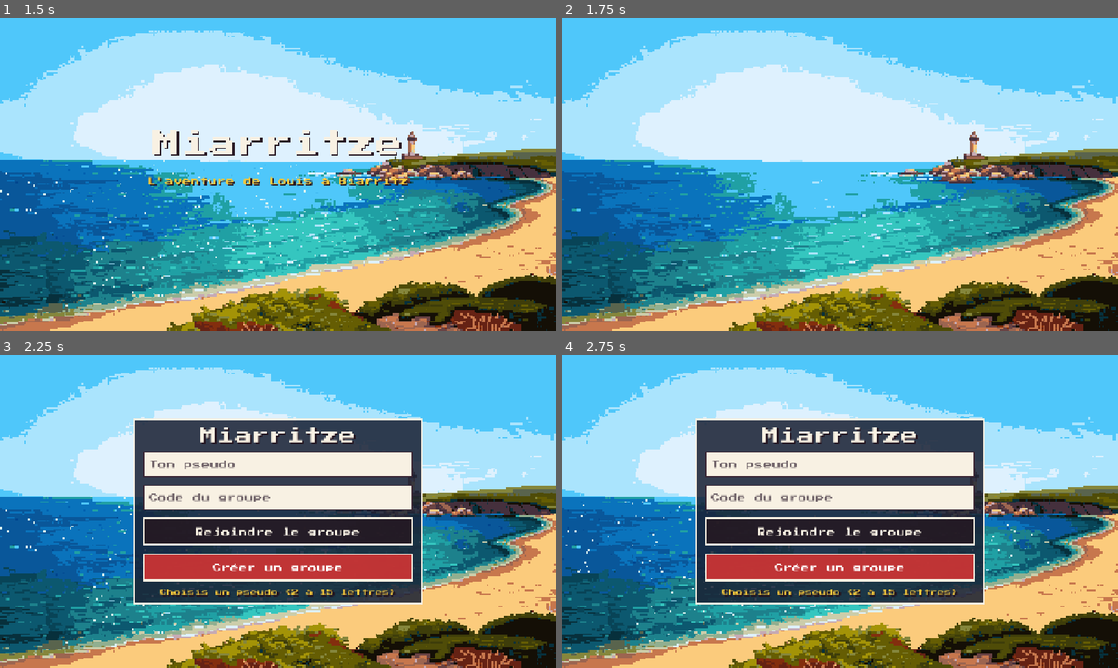
Above: before the commit, frames 1-4 (two rows, left to right).
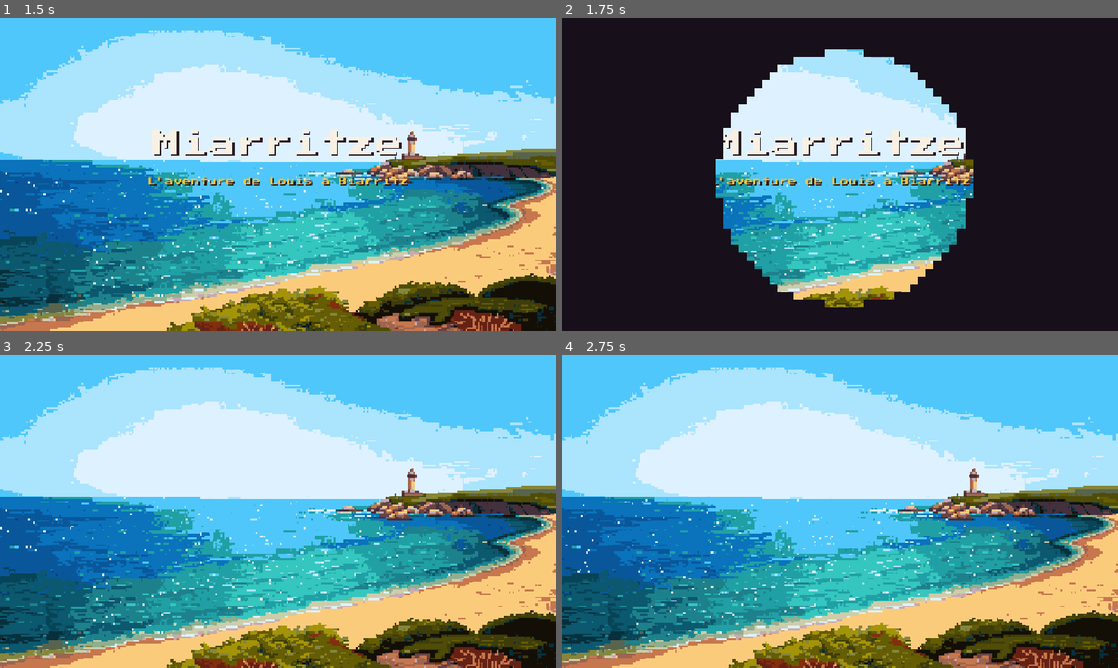
Above: after the commit, the same moments.

Repository: julienott/miarritze
Game: Godot game, scene res://src/ui/boot/boot.tscn
Same seed, same stepped clock (60 frames per second), same inputs: the game is played once before the commit and once after it.
Inputs (mouse positions are in pixels of both pictures, inside the frame that each line leads up to):
- Up to frame 1 (1.5 s): tap Enter at 0.5 s; move the mouse to (400, 158) at 0.52 s; click (400, 158) at 0.67 s; tap Space at 0.77, 1.25 s; drag from (166, 190) to (250, 237) at 1.27 s
- Up to frame 2 (1.75 s): no input
- Up to frame 3 (2.25 s): click (278, 567) at 2 s, where only the run before the commit has a clickable "Créer un groupe"
- Up to frame 4 (2.75 s): no input

Frame 1 is identical in both runs. In frame 2, 71% of the frame differs, in the area x 0-100%, y 0-100%; in frame 3, 31%; in frame 4, 31%.

Commit message:
feat: Hegoak au menu, iris de transition, surf sans chrono, cache fix
- musique du menu : Hegoak (Txoria txori, Mikel Laboa) transcrite depuis
  le MIDI de l'arrangement Jo Maris (collection EKE), lead carré vibrato
  + basse auto-harmonisée — NB œuvre non domaine public, usage familial
- fondu circulaire pixelisé (iris) à chaque changement de scène
  (shader dans SceneRouter, ferme puis rouvre, insensible à la pause)
- surf : rame tête à gauche (vague dans le dos), plus de chrono —
  on marque tant qu'il reste des cœurs
- .htaccess : Cache-Control no-cache/must-revalidate (les navigateurs
  mélangeaient d'anciens builds -> loader figé sur desktop)

Co-Authored-By: Claude Fable 5 <noreply@anthropic.com>
Claude-Session: https://claude.ai/code/session_01FJjP4PboXtDyvuDVFYTiia

Diff:
--- a/src/autoload/scene_router.gd
+++ b/src/autoload/scene_router.gd
@@ -14,9 +14,50 @@
 	&"leaderboard": "res://src/ui/leaderboard/leaderboard.tscn",
 }
 
+const _IRIS_SHADER: String = """
+shader_type canvas_item;
+uniform float radius = 1.5;
+void fragment() {
+	vec2 uv = UV - vec2(0.5);
+	uv.x *= 16.0 / 9.0;
+	// bord en escalier : l'iris est pixelisé comme le reste du jeu
+	uv = floor(uv * 40.0) / 40.0;
+	COLOR = length(uv) < radius ? vec4(0.0) : vec4(0.09, 0.06, 0.10, 1.0);
+}
+"""
+
+var _iris: ColorRect
+var _transitioning: bool = false
+
+
 func _ready() -> void:
 	# Jamais de gris : la couleur de fond par défaut = sable
 	RenderingServer.set_default_clear_color(Color(0.933, 0.792, 0.502))
+	# Iris de transition (fondu rond façon rétro), au-dessus de tout
+	var layer: CanvasLayer = CanvasLayer.new()
+	layer.layer = 95
+	layer.process_mode = Node.PROCESS_MODE_ALWAYS
+	add_child(layer)
+	_iris = ColorRect.new()
+	_iris.set_anchors_preset(Control.PRESET_FULL_RECT)
+	_iris.mouse_filter = Control.MOUSE_FILTER_IGNORE
+	var shader: Shader = Shader.new()
+	shader.code = _IRIS_SHADER
+	var material: ShaderMaterial = ShaderMaterial.new()
+	material.shader = shader
+	material.set_shader_parameter("radius", 1.5)
+	_iris.material = material
+	layer.add_child(_iris)
+
+
+func _iris_to(target_radius: float, duration: float) -> void:
+	var material: ShaderMaterial = _iris.material as ShaderMaterial
+	var tween: Tween = create_tween()
+	tween.set_ignore_time_scale(true)
+	tween.tween_method(
+		func(value: float) -> void: material.set_shader_parameter("radius", value),
+		material.get_shader_parameter("radius") as float, target_radius, duration)
+	await tween.finished
 
 
 ## Payload de navigation vers l'écran results (posé par goto_results).
@@ -71,6 +112,13 @@
 
 
 func _change_scene(scene_path: String) -> void:
+	if _transitioning:
+		return
+	_transitioning = true
+	await _iris_to(0.0, 0.32)
 	var error: Error = get_tree().change_scene_to_file(scene_path)
 	if error != OK:
 		push_error("SceneRouter: échec du changement de scène vers %s (%s)" % [scene_path, error])
+	await get_tree().process_frame
+	await _iris_to(1.5, 0.38)
+	_transitioning = false
--- a/src/challenges/surf/surf.gd
+++ b/src/challenges/surf/surf.gd
@@ -81,6 +81,7 @@
 	_paddle_sprite.sprite_frames = paddle_frames
 	_paddle_sprite.centered = false
 	_paddle_sprite.scale = Vector2(4.0, 4.0)
+	_paddle_sprite.flip_h = true   # tête à gauche : la vague arrive dans son dos
 	_paddle_sprite.position = Vector2(-64.0, LouisSprite.FEET_Y - 56.0)
 	_paddle_sprite.play(&"default")
 	_rider.add_child(_paddle_sprite)
--- a/src/challenges/surf/surf.tscn
+++ b/src/challenges/surf/surf.tscn
@@ -7,7 +7,7 @@
 [node name="Surf" instance=ExtResource("1_base")]
 script = ExtResource("2_surf")
 challenge_id = &"surf"
-time_limit = 60.0
+time_limit = 0.0
 intro_title = "La Côte des Basques"
 intro_place = "Rame et glisse"
 intro_text = "Quand la vague arrive : TAPE vite pour ramer\net remplir la jauge jusqu'au trait jaune !\nPuis MAINTIENS pour descendre la vague,\nrelâche pour remonter. Évite la lèvre et la mousse !"
--- a/src/ui/boot/boot.gd
+++ b/src/ui/boot/boot.gd
@@ -7,6 +7,7 @@
 
 
 func _ready() -> void:
+	AudioManager.play_music(&"menu")
 	var timer: SceneTreeTimer = get_tree().create_timer(splash_duration)
 	timer.timeout.connect(_on_splash_timer_timeout)
 
Not shown, added: assets/audio/music/menu.mp3.import
Not shown, added: assets/audio/music/menu.mp3
Not shown, changed: tools/gen_audio.py
Not shown, changed: web/.htaccess
